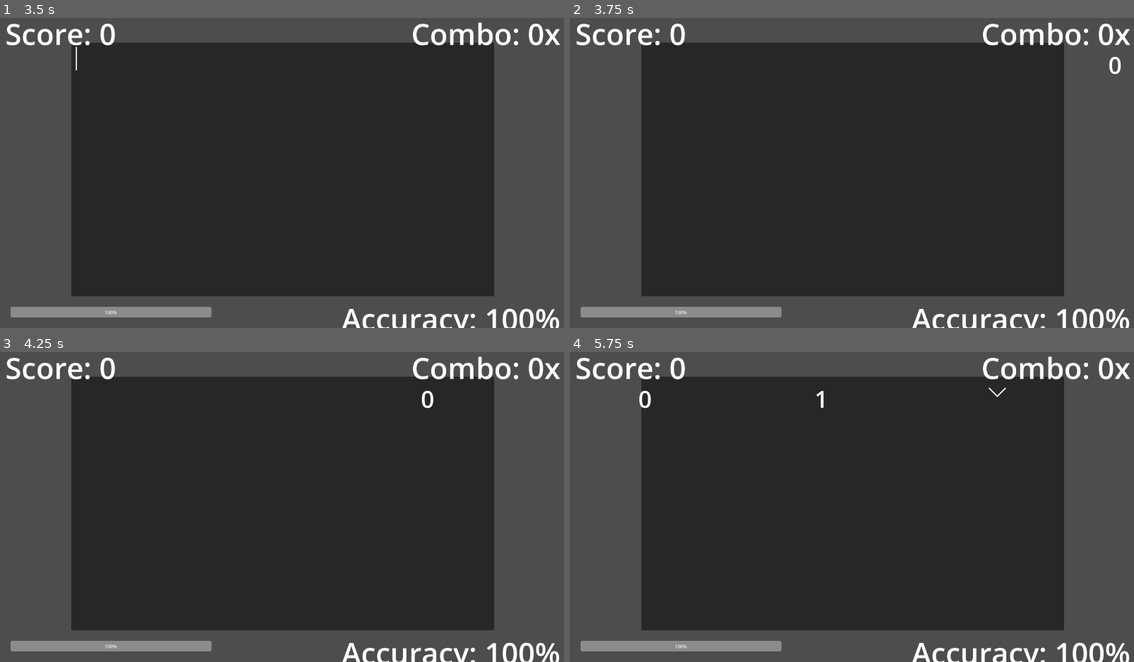
Above: before the commit, frames 1-4 (two rows, left to right).
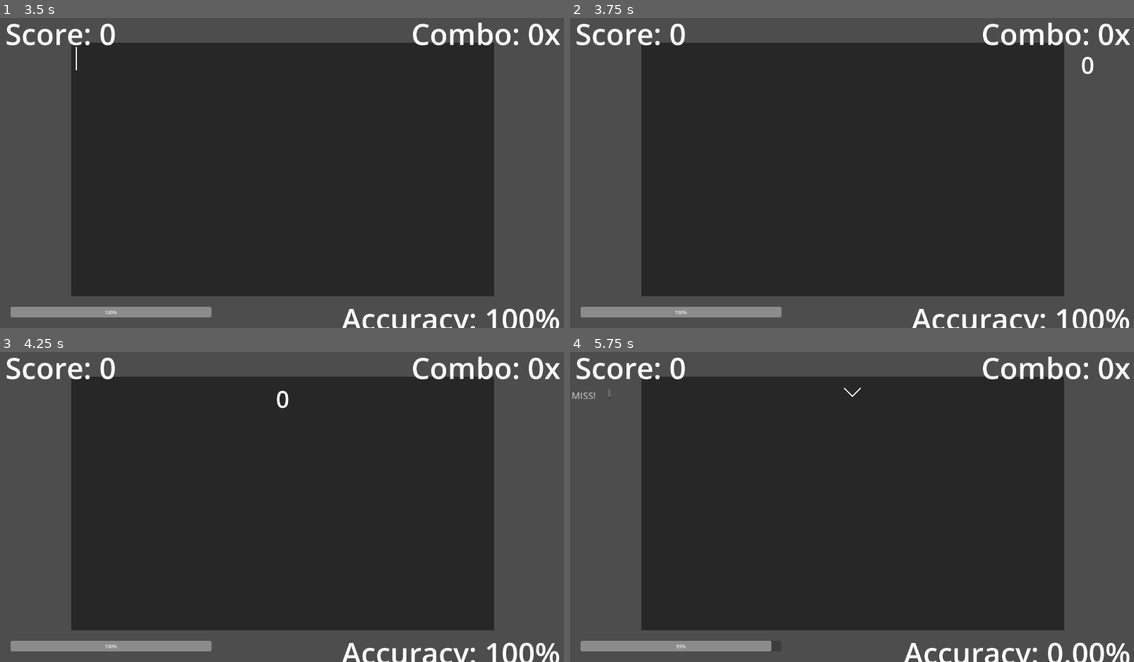
Above: after the commit, the same moments.

Repository: joeljanzen/Bitstreamer
Game: Godot game, scene res://Scenes/level.tscn
Same seed, same stepped clock (60 frames per second), same inputs: the game is played once before the commit and once after it.
Inputs:
- Up to frame 1 (3.5 s): tap Enter (enter) at 0.5, 0.6, 1.55, 2.3, 2.85 s; tap 0 (0 bit) at 1.35 s; tap 1 (1 bit) at 2.1 s
- Up to frame 2 (3.75 s): tap W (spawn 0 bit) at 3.6 s
- Up to frame 3 (4.25 s): tap Enter (enter) at 3.8 s
- Up to frame 4 (5.75 s): tap Q (spawn 1 bit) at 4.35 s; tap Enter (enter) at 4.55, 5.3 s; tap E (spawn enter) at 5.1 s

Frame 1 is identical in both runs. In frame 2, 0.1% of the frame differs, in the area x 90-98%, y 12-19%; in frame 3, 0.1%; in frame 4, 1.2%, in the area x 0-100%, y 11-100%.
Error after the commit: Trying to assign invalid previously freed instance. (res://Scripts/Gameplay/play_area.gd:85)

Commit message:
Bit click effect (indicates acc of click)

Diff:
--- /dev/null
+++ b/Scenes/bit_click_effect.tscn
@@ -0,0 +1,90 @@
+[gd_scene format=3 uid="uid://csvapwfyq7dhe"]
+
+[ext_resource type="Script" uid="uid://bl5peq7lqckmv" path="res://Scripts/UI/bit_click_effect.gd" id="1_xylmr"]
+[ext_resource type="Theme" uid="uid://c7c1pti6lqmg4" path="res://Resources/Themes/bit_font.tres" id="2_ys6vb"]
+
+[sub_resource type="Animation" id="Animation_xylmr"]
+length = 0.001
+tracks/0/type = "value"
+tracks/0/imported = false
+tracks/0/enabled = true
+tracks/0/path = NodePath("AccuracyText:modulate")
+tracks/0/interp = 1
+tracks/0/loop_wrap = true
+tracks/0/keys = {
+"times": PackedFloat32Array(0),
+"transitions": PackedFloat32Array(1),
+"update": 0,
+"values": [Color(1, 1, 1, 1)]
+}
+tracks/1/type = "value"
+tracks/1/imported = false
+tracks/1/enabled = true
+tracks/1/path = NodePath("AccuracyText:position")
+tracks/1/interp = 1
+tracks/1/loop_wrap = true
+tracks/1/keys = {
+"times": PackedFloat32Array(0),
+"transitions": PackedFloat32Array(1),
+"update": 0,
+"values": [Vector2(-42, 0)]
+}
+
+[sub_resource type="Animation" id="Animation_ys6vb"]
+resource_name = "fade"
+length = 0.5
+tracks/0/type = "value"
+tracks/0/imported = false
+tracks/0/enabled = true
+tracks/0/path = NodePath("AccuracyText:modulate")
+tracks/0/interp = 1
+tracks/0/loop_wrap = true
+tracks/0/keys = {
+"times": PackedFloat32Array(0, 0.28),
+"transitions": PackedFloat32Array(1, 1),
+"update": 0,
+"values": [Color(1, 1, 1, 1), Color(1, 1, 1, 0)]
+}
+tracks/1/type = "value"
+tracks/1/imported = false
+tracks/1/enabled = true
+tracks/1/path = NodePath("AccuracyText:position")
+tracks/1/interp = 1
+tracks/1/loop_wrap = true
+tracks/1/keys = {
+"times": PackedFloat32Array(0, 0.3),
+"transitions": PackedFloat32Array(1, 1),
+"update": 0,
+"values": [Vector2(-87.5, 0), Vector2(-87.5, -30)]
+}
+
+[sub_resource type="AnimationLibrary" id="AnimationLibrary_avm3i"]
+_data = {
+&"RESET": SubResource("Animation_xylmr"),
+&"fade": SubResource("Animation_ys6vb")
+}
+
+[node name="BitClickEffect" type="Node2D" unique_id=505687830]
+script = ExtResource("1_xylmr")
+
+[node name="AccuracyText" type="RichTextLabel" parent="." unique_id=54985892]
+anchors_preset = 8
+anchor_left = 0.5
+anchor_top = 0.5
+anchor_right = 0.5
+anchor_bottom = 0.5
+offset_left = -42.0
+offset_right = 133.0
+offset_bottom = 34.0
+grow_horizontal = 2
+grow_vertical = 2
+theme = ExtResource("2_ys6vb")
+theme_override_font_sizes/normal_font_size = 32
+text = "PERFECT!"
+horizontal_alignment = 1
+
+[node name="AnimationPlayer" type="AnimationPlayer" parent="." unique_id=487828421]
+libraries/ = SubResource("AnimationLibrary_avm3i")
+autoplay = &"fade"
+
+[connection signal="animation_finished" from="AnimationPlayer" to="." method="_on_animation_finished"]
--- a/Scenes/game_crash_ui.tscn
+++ b/Scenes/game_crash_ui.tscn
@@ -1,6 +1,6 @@
 [gd_scene format=3 uid="uid://770j5y6ukifv"]
 
-[ext_resource type="Script" uid="uid://dy2rtpl8ydwo1" path="res://Scenes/game_crash_ui.gd" id="1_pwu0n"]
+[ext_resource type="Script" uid="uid://dy2rtpl8ydwo1" path="res://Scripts/UI/game_crash_ui.gd" id="1_pwu0n"]
 [ext_resource type="Texture2D" uid="uid://ck0tbadym1fsj" path="res://Resources/Sprites/UI/Windows-BSOD-scaled.jpg" id="2_3m6g7"]
 [ext_resource type="Theme" uid="uid://c7c1pti6lqmg4" path="res://Resources/Themes/bit_font.tres" id="3_lbv4o"]
 
--- a/Scenes/level.tscn
+++ b/Scenes/level.tscn
@@ -1,6 +1,6 @@
 [gd_scene format=3 uid="uid://njdusa2xiafg"]
 
-[ext_resource type="Script" uid="uid://ka4qmydvm86s" path="res://Scenes/level.gd" id="1_6phgx"]
+[ext_resource type="Script" uid="uid://ka4qmydvm86s" path="res://Scripts/Gameplay/level.gd" id="1_6phgx"]
 [ext_resource type="PackedScene" uid="uid://c0cfxinwdhxdr" path="res://Scenes/level_ui.tscn" id="2_81xng"]
 [ext_resource type="PackedScene" uid="uid://bmyyd40hpvw2l" path="res://Scenes/play_area.tscn" id="3_wqkje"]
 
--- a/Scripts/Gameplay/bit.gd
+++ b/Scripts/Gameplay/bit.gd
@@ -5,6 +5,7 @@
 @onready var _label: Label = $BitLabel
 @onready var _sprite: Sprite2D = $BitSprite
 @onready var _timer: Timer = $Timer
+@onready var _bit_click_effect = preload("res://Scenes/bit_click_effect.tscn")
 
 ## The types of bits.
 enum Type {ZERO, ONE, ENTER}
@@ -13,11 +14,14 @@
 enum MissEffectType {MOVE_OFFSCREEN, DISAPPEAR, FADE_OUT}
 
 ## Fades the bit away when it is clicked instead of disappearing instantly.
-static var bit_fade_effect := true
+static var bit_fade_effect := false
+
+## Displays an effect indicating the acccuracy of the bit click (or miss).
+static var bit_click_effect := true
 
 ## The effect that plays when a bit is missed.
 ## FADE_OUT does the same as DISAPPEAR unless bit_fade_effect is set to true.
-static var miss_effect: MissEffectType = MissEffectType.FADE_OUT
+static var miss_effect: MissEffectType = MissEffectType.MOVE_OFFSCREEN
 
 ## How quickly the bit fades away after being clicked (default is 5).
 ## Set to 0 to disable fade entirely.
@@ -41,8 +45,13 @@
 ## Dictates when the bit should fade, if bit_fade_effect is set to true.
 var _fade_bit = false
 
+## If the bit has been clicked (and also hasn't been deleted yet).
+var _is_clicked = false
+
 ## If the bit has been missed (and also hasn't been deleted yet).
 var _is_missed = false
+
+
 
 
 ## The width of a bit, in pixels.
@@ -73,6 +82,7 @@
 	if !_is_missed and PerformanceCalculator.is_missed(get_accuracy()):
 		Signals.missed.emit(_damage)
 		_is_missed = true
+		_score_animation(0)
 
 		match miss_effect:
 			MissEffectType.DISAPPEAR:
@@ -82,8 +92,12 @@
 
 	# Bit is offscreen.
 	if global_position.x < -Bit.get_width():
-		if !_is_missed:
+		# _is_clicked prevents the rare case where the bit is clicked AND it goes
+		# offscreen, making sure it doesn't emit the missed signal right after
+		# the scored signal.
+		if !_is_missed and !_is_clicked:
 			Signals.missed.emit(_damage)
+			_score_animation(0)
 		queue_free()
 
 
@@ -116,9 +130,11 @@
 
 	if PerformanceCalculator.is_clickable(accuracy):
 		# Successfully clicked the bit.
+		_is_clicked = true
 		if get_value() == value:
-			Signals.scored.emit(PerformanceCalculator.get_score(accuracy),
-					PerformanceCalculator.get_raw_score(accuracy))
+			var raw_score = PerformanceCalculator.get_raw_score(accuracy)
+			Signals.scored.emit(PerformanceCalculator.get_score(accuracy), raw_score)
+			_score_animation(raw_score)
 		# Clicked the bit in time, but clicked the wrong key.
 		else:
 			# Enter key can only be clicked if you actually press enter, and
@@ -128,6 +144,7 @@
 			# Take damage and lose combo, as if you missed the bit.
 			elif get_value() == Bit.Type.ZERO or get_value() == Bit.Type.ONE:
 				Signals.missed.emit(_damage)
+				_score_animation(-1)
 				_is_missed = true
 		kill()
 		return true
@@ -157,3 +174,17 @@
 	var error_milliseconds: int = round((time_to_cursor - time_to_click) * 1000)
 	#print("calculated milliseconds off perfect click: %s" % error_milliseconds)
 	return error_milliseconds
+
+# Animations and sounds
+
+## Play sound and animations for a correct click.
+func _score_animation(raw_score: int) -> void:
+	if bit_click_effect:
+		var effect: BitClickEffect = _bit_click_effect.instantiate()
+		get_tree().root.call_deferred("add_child", effect)
+		var pos: Vector2 = global_position
+		# bit is somewhat offscreen or entirely offscreen
+		var pos_offset: float = effect.get_width() / 2
+		if global_position.x < pos_offset:
+			pos = Vector2(pos_offset, global_position.y)
+		effect.call_deferred("create", pos, raw_score)
--- a/Scripts/Gameplay/play_area.gd
+++ b/Scripts/Gameplay/play_area.gd
@@ -6,7 +6,7 @@
 @onready var _bit = preload("res://Scenes/bit.tscn")
 
 ## The speed of manually spawned bits.
-const DEBUG_BIT_SPEED := 800
+const DEBUG_BIT_SPEED := 1600
 
 ## The damage manually spawned bits deal.
 const DEBUG_BIT_DAMAGE := 5
@@ -102,15 +102,16 @@
 
 ## Missed a bit, so remove from the stream.
 func _missed_bit(_damage):
-	var missed: Bit = bit_stream.pop_front()
+	if !bit_stream.is_empty():
+		var missed: Bit = bit_stream.pop_front()
 
-	match missed.get_value():
-		Bit.Type.ZERO:
-			_miss_zero_one()
-		Bit.Type.ONE:
-			_miss_zero_one()
-		Bit.Type.ENTER:
-			_miss_enter()
+		match missed.get_value():
+			Bit.Type.ZERO:
+				_miss_zero_one()
+			Bit.Type.ONE:
+				_miss_zero_one()
+			Bit.Type.ENTER:
+				_miss_enter()
 
 # Updating the play area in response to inputs,
 # including animations and sounds.
--- a/Scripts/Global/performance_calculator.gd
+++ b/Scripts/Global/performance_calculator.gd
@@ -34,7 +34,7 @@
 var good_click_range := 150
 ## How many milliseconds + or - a perfect click is actually clickable
 ## (gives a bad score unless the click is within the good or perfect range).
-var clickable_range := 100
+var clickable_range := 500
 
 ## Contains statistics for the current level.
 var statistics: LevelStatistics
--- /dev/null
+++ b/Scripts/UI/bit_click_effect.gd
@@ -0,0 +1,38 @@
+class_name BitClickEffect
+extends Node2D
+## An effect that plays when a bit is clicked to indicate the accuracy of
+## the click.
+
+@onready var _accuracy_label: RichTextLabel = $AccuracyText
+
+
+## Set up the effect using the raw score of the click.
+## Set the raw score to negative to indicate an incorrect "error" click.
+func create(global_position, raw_score: int) -> void:
+	position = global_position
+
+	if raw_score >= 0:
+		match raw_score:
+			PerformanceCalculator.PERFECT_CLICK_SCORE:
+				_accuracy_label.set("theme_override_colors/default_color", Color("2AEBE7"))
+				_accuracy_label.text = "PERFECT!"
+			PerformanceCalculator.GOOD_CLICK_SCORE:
+				_accuracy_label.set("theme_override_colors/default_color", Color("10E610"))
+				_accuracy_label.text = "GOOD!"
+			PerformanceCalculator.BAD_CLICK_SCORE:
+				_accuracy_label.set("theme_override_colors/default_color", Color("E6BE20"))
+				_accuracy_label.text = "OKAY!"
+			_:
+				_accuracy_label.set("theme_override_colors/default_color", Color("ffffff"))
+				_accuracy_label.text = "MISS!"
+	else:
+		_accuracy_label.set("theme_override_colors/default_color", Color("C21515"))
+		_accuracy_label.text = "ERROR!"
+
+
+func get_width() -> int:
+	return 100
+
+## Delete the effect after the animation ends.
+func _on_animation_finished(anim_name: StringName) -> void:
+	queue_free()
Renamed: Scenes/level.gd -> Scripts/Gameplay/level.gd
Renamed: Scenes/level.gd.uid -> Scripts/Gameplay/level.gd.uid
Not shown, added: Scripts/UI/bit_click_effect.gd.uid
Renamed: Scenes/game_crash_ui.gd -> Scripts/UI/game_crash_ui.gd
Renamed: Scenes/game_crash_ui.gd.uid -> Scripts/UI/game_crash_ui.gd.uid
